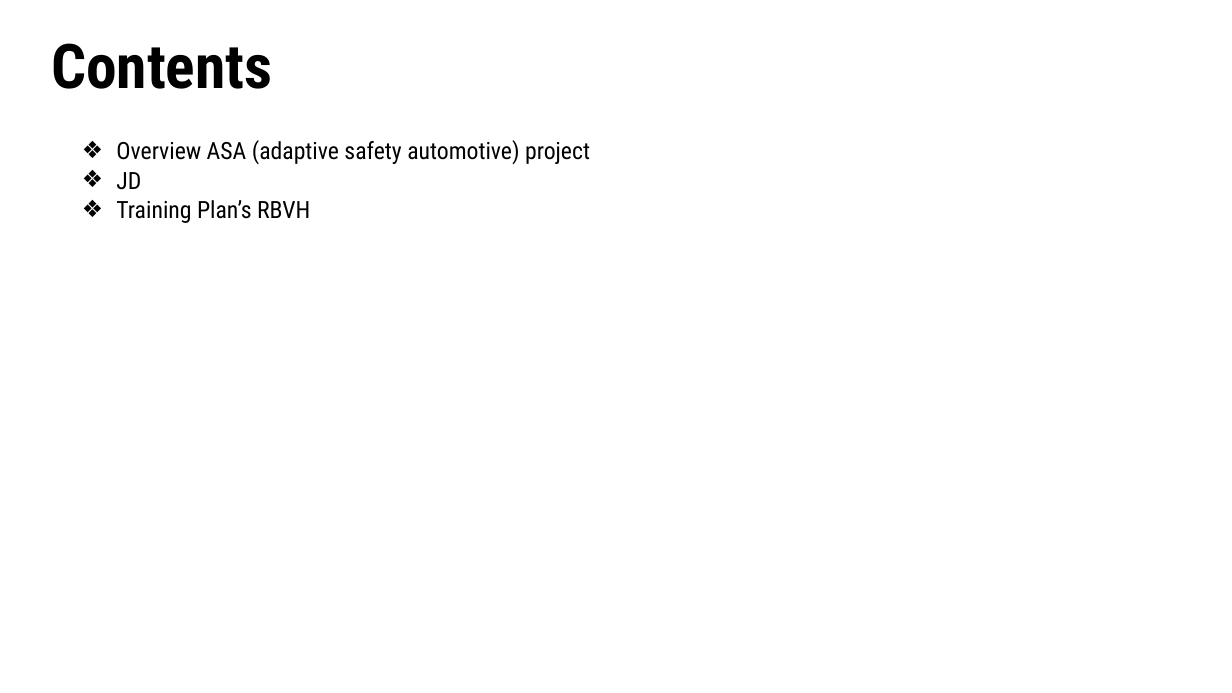
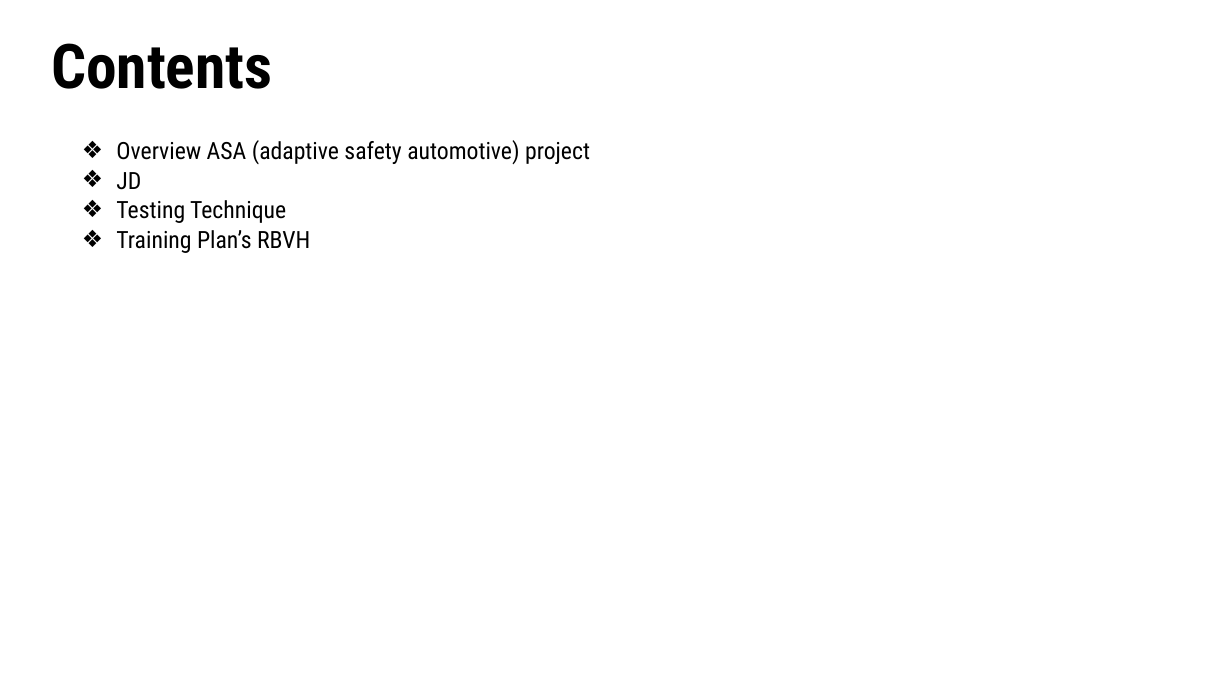
Before and after one commit to trunghieu880/My_Document, a slide deck: slide 2 of Document/Testing_Technique_For_UT.pptx. Drawn at 1232x693 pixels with LibreOffice and Linux fonts; fonts in the diff are those of the drawing; background and template pictures are left out. Boxes give left, top, right and bottom in pixels: in the first picture for what was removed or moved away, otherwise in the second. Text is boxed around its words. In the diff, an @@ line names an element or a change of style, - is before the commit and + after.

```diff
--- a/Document/Testing_Technique_For_UT.pptx
+++ b/Document/Testing_Technique_For_UT.pptx
@@ text at (116, 200, 286, 223): paragraph added @@
+❖ Testing Technique
```
Also in this commit, not shown: 2 other slides changed, 2 slides added.
